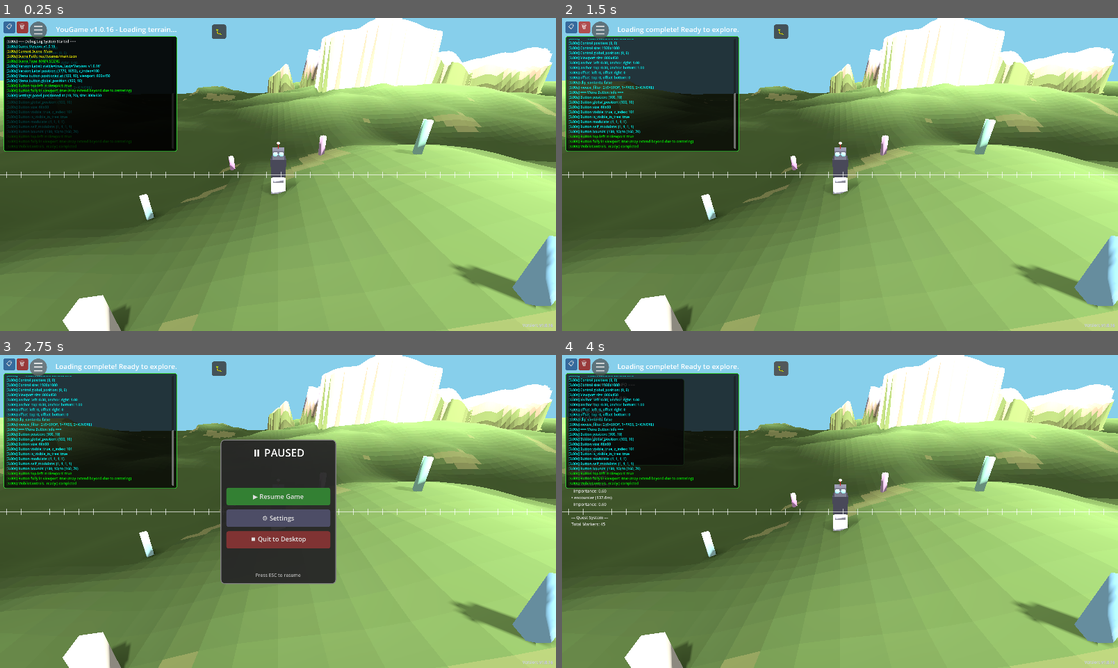
Above: before the commit, frames 1-4 (two rows, left to right).
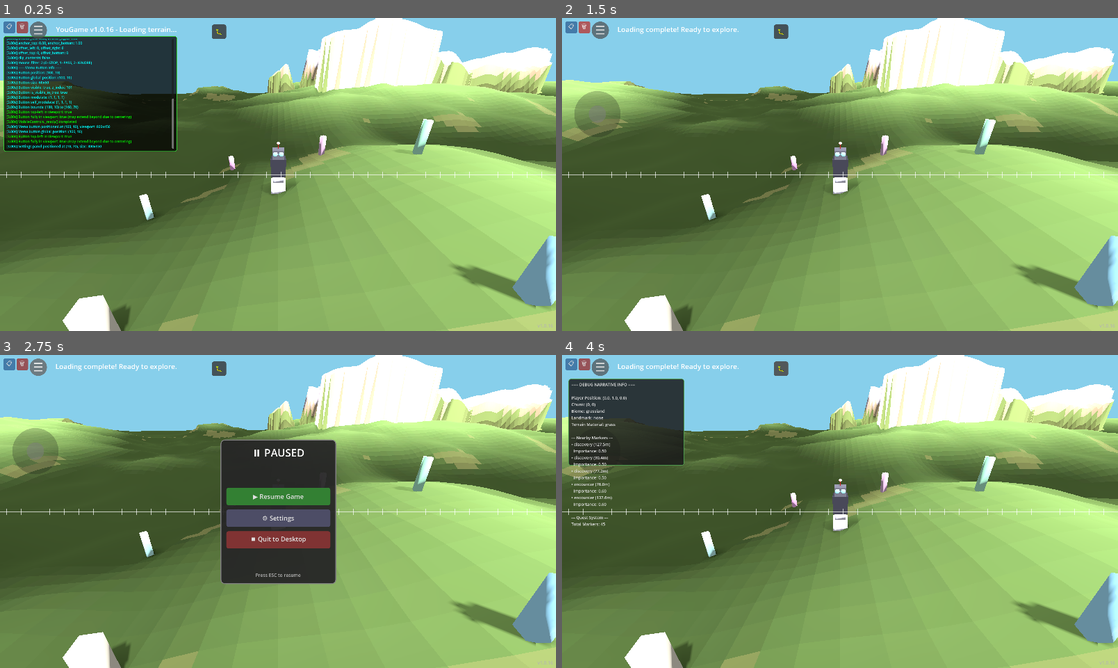
Above: after the commit, the same moments.

Repository: felix-dieterle/YouGame_godot4_public
Game: Godot game, scene res://scenes/main.tscn
Same seed, same stepped clock (60 frames per second), same inputs: the game is played once before the commit and once after it.
Inputs:
- Up to frame 1 (0.25 s): no input
- Up to frame 2 (1.5 s): click "📋" at 0.5 s; click "🗑" at 1.25 s
- Up to frame 3 (2.75 s): click "☰" at 2 s
- Up to frame 4 (4 s): click "▶ Resume Game" at 2.75 s; click "🐛" at 3.5 s

The runs differ from the first frame. In frame 1, 8.0% of the frame differs, in the area x 0-100%, y 1-99%; in frame 2, 12%; in frame 3, 12%; in frame 4, 12%.

Commit message:
Remove duplicate DebugLogOverlay from main.tscn
Co-authored-by: felix-dieterle <1490062+felix-dieterle@users.noreply.github.com>

Diff:
--- a/scenes/main.tscn
+++ b/scenes/main.tscn
@@ -7,7 +7,6 @@
 [ext_resource type="Script" path="res://scripts/ui_manager.gd" id="5_ui"]
 [ext_resource type="Script" path="res://scripts/mobile_controls.gd" id="6_mobile"]
 [ext_resource type="Script" path="res://scripts/debug_narrative_ui.gd" id="7_debug_narrative"]
-[ext_resource type="Script" path="res://scripts/debug_log_overlay.gd" id="8_debug_log"]
 [ext_resource type="Script" path="res://scripts/weather_system.gd" id="9_weather"]
 [ext_resource type="Script" path="res://scripts/pause_menu.gd" id="10_pause"]
 [ext_resource type="Script" path="res://scripts/ruler_overlay.gd" id="11_ruler"]
@@ -85,17 +84,6 @@
 z_index = 10
 script = ExtResource("7_debug_narrative")
 
-[node name="DebugLogOverlay" type="Control" parent="."]
-layout_mode = 3
-anchors_preset = 15
-anchor_right = 1.0
-anchor_bottom = 1.0
-grow_horizontal = 2
-grow_vertical = 2
-mouse_filter = 2
-z_index = 5
-script = ExtResource("8_debug_log")
-
 [node name="RulerOverlay" type="Control" parent="." groups=["RulerOverlay"]]
 layout_mode = 3
 anchors_preset = 15
Not shown: 1 places in scenes/main.tscn that only renumber resources
